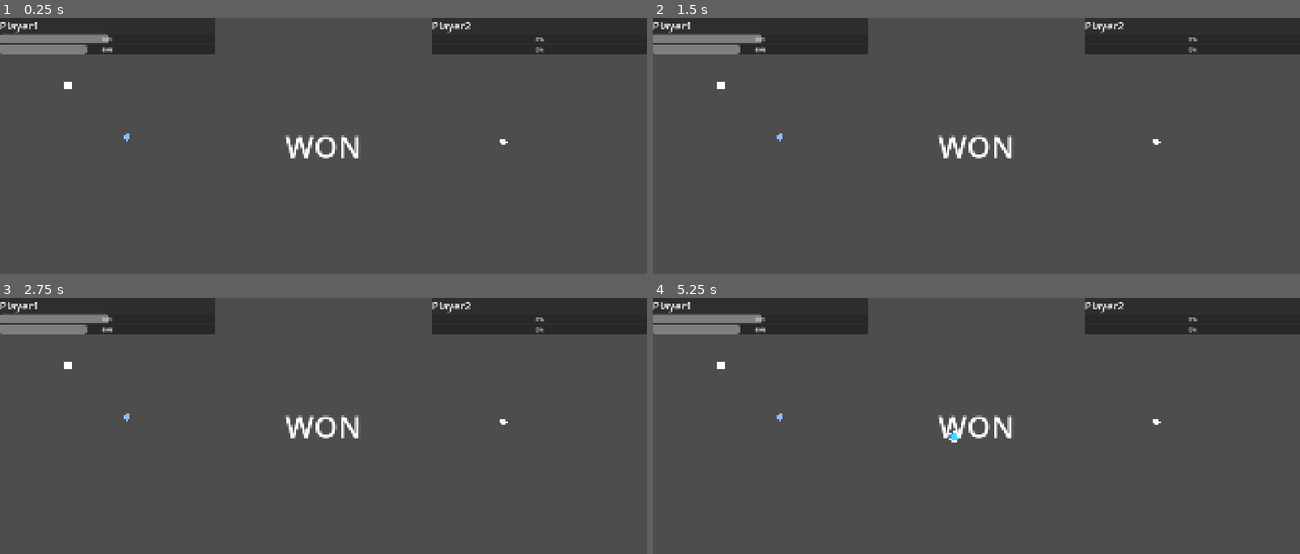
Above: before the commit, frames 1-4 (two rows, left to right).
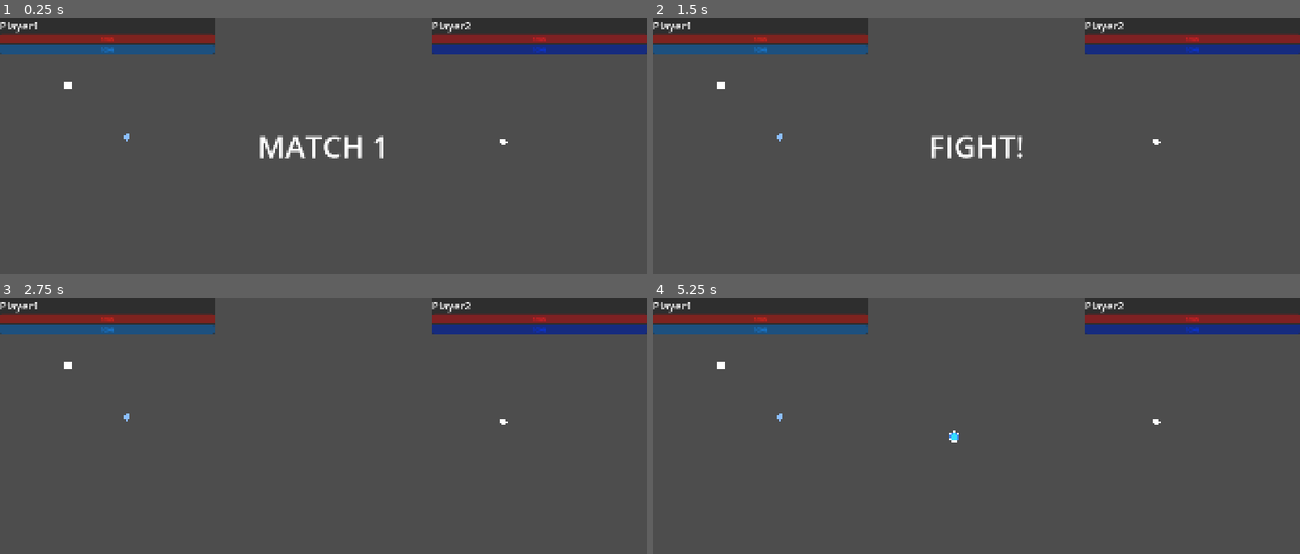
Above: after the commit, the same moments.

Repository: Shinee388/2d-strategy-fighting
Game: Godot game, scene res://arena/Arena.tscn
Two runs of this game, one before a commit and one after it. Both use one fixed random seed, a clock stepped at 60 frames per second and the inputs below. This scene is started directly instead of the project's main scene.
Inputs:
- Up to frame 1 (0.25 s): no input
- Up to frame 2 (1.5 s): tap Enter at 0.5 s; hold D 0.53-1.28 s; tap F at 0.6 s; hold S from 1.28 s (still down); tap R at 1.35 s
- Up to frame 3 (2.75 s): release S at 2.03 s; hold D from 2.03 s (still down); tap T at 2.1 s
- Up to frame 4 (5.25 s): tap Space at 2.75, 4.25 s; release D at 2.78 s; hold W 2.78-3.53 s; tap Y at 2.85 s; tap Enter at 3.5, 4.35, 5 s; hold A 3.53-5.03 s; tap G at 3.6 s; hold S from 5.03 s (still down); tap F at 5.1 s

The runs differ from the first frame. In frame 1, 6.1% of the frame differs, in the area x 0-100%, y 5-55%; in frame 2, 5.8%; in frame 3, 5.5%; in frame 4, 5.5%.

Commit message:
..

Diff:
--- a/arena/Arena.tscn
+++ b/arena/Arena.tscn
@@ -2,6 +2,7 @@
 
 [ext_resource type="PackedScene" uid="uid://dmmjc5agpgjpm" path="res://fighter/fighter.tscn" id="1_80nbo"]
 [ext_resource type="Script" uid="uid://dyldinvn2jwkp" path="res://arena/arena.gd" id="1_dk78b"]
+[ext_resource type="Script" uid="uid://bvruweua5iyss" path="res://arena/arena_hud.gd" id="3_gnra2"]
 
 [sub_resource type="RectangleShape2D" id="RectangleShape2D_mti6b"]
 
@@ -52,6 +53,7 @@
 friction = 2000.0
 
 [node name="HUD" type="CanvasLayer" parent="." unique_id=595128858]
+script = ExtResource("3_gnra2")
 
 [node name="ArenaHUD" type="Control" parent="HUD" unique_id=1756153598]
 layout_mode = 3
@@ -84,10 +86,12 @@
 label_settings = SubResource("LabelSettings_62yky")
 
 [node name="HPBar" type="ProgressBar" parent="HUD/ArenaHUD/TopContainer/HBoxContainer/Player1/VBoxContainer" unique_id=291436780]
+modulate = Color(1, 0.15294118, 0.11372549, 1)
 layout_mode = 2
 value = 50.0
 
 [node name="MPBar" type="ProgressBar" parent="HUD/ArenaHUD/TopContainer/HBoxContainer/Player1/VBoxContainer" unique_id=82305189]
+modulate = Color(0.09019608, 0.5686275, 1, 1)
 layout_mode = 2
 value = 40.0
 
@@ -108,9 +112,11 @@
 label_settings = SubResource("LabelSettings_qwqyf")
 
 [node name="HPBar" type="ProgressBar" parent="HUD/ArenaHUD/TopContainer/HBoxContainer/Player2/VBoxContainer" unique_id=1541998300]
+modulate = Color(1, 0.12941177, 0.14509805, 1)
 layout_mode = 2
 
 [node name="MPBar" type="ProgressBar" parent="HUD/ArenaHUD/TopContainer/HBoxContainer/Player2/VBoxContainer" unique_id=2040994717]
+modulate = Color(0.02745098, 0.21960784, 1, 1)
 layout_mode = 2
 
 [node name="Match" type="Label" parent="HUD/ArenaHUD" unique_id=392500881]
--- /dev/null
+++ b/arena/arena_hud.gd
@@ -0,0 +1,86 @@
+
+extends CanvasLayer
+
+@onready var p1_hp: ProgressBar = $ArenaHUD/TopContainer/HBoxContainer/Player1/VBoxContainer/HPBar
+@onready var p1_mp: ProgressBar = $ArenaHUD/TopContainer/HBoxContainer/Player1/VBoxContainer/MPBar
+
+@onready var p2_hp: ProgressBar = $ArenaHUD/TopContainer/HBoxContainer/Player2/VBoxContainer/HPBar
+@onready var p2_mp: ProgressBar = $ArenaHUD/TopContainer/HBoxContainer/Player2/VBoxContainer/MPBar
+
+@onready var match_label: Label = $ArenaHUD/Match
+@onready var match_info: VBoxContainer = $ArenaHUD/TopContainer/HBoxContainer/MatchInfo
+
+var best_of: int = 3
+var wins_needed: int = 2
+
+
+func _ready() -> void:
+	match_label.hide()
+
+
+# Arena-аас хоёр Fighter-ийг ээлжлэн дамжуулна.
+func bind_fighter(fighter: Fighter) -> void:
+	var hp_bar: ProgressBar
+	var mp_bar: ProgressBar
+
+	if fighter.player_id == 1:
+		hp_bar = p1_hp
+		mp_bar = p1_mp
+	elif fighter.player_id == 2:
+		hp_bar = p2_hp
+		mp_bar = p2_mp
+	else:
+		return
+
+	fighter.health_changed.connect(
+		func(current: float, max_hp: float):
+			update_bar(hp_bar, current, max_hp)
+	)
+
+	fighter.mana_changed.connect(
+		func(current: float, max_mp: float):
+			update_bar(mp_bar, current, max_mp)
+	)
+
+	# Signal ирэхээс өмнө анхны утгыг харуулах.
+	update_bar(hp_bar, fighter.health, fighter.max_health)
+	update_bar(mp_bar, fighter.mana, fighter.max_mana)
+
+
+func update_bar(
+	bar: ProgressBar,
+	current: float,
+	maximum: float
+) -> void:
+	bar.max_value = maximum
+	bar.value = current
+
+
+# BO3 / BO5
+func setup(bo: int, required_wins: int) -> void:
+	best_of = bo
+	wins_needed = required_wins
+	_set_info_label("BestOfLabel", "BO%d" % bo)
+
+
+func set_wins(p1: int, p2: int) -> void:
+	_set_info_label("ScoreLabel", "%d : %d" % [p1, p2])
+
+
+func set_match_number(number: int) -> void:
+	_set_info_label("MatchNumberLabel", "MATCH %d" % number)
+
+
+func _set_info_label(node_name: String, text_value: String) -> void:
+	var label := match_info.get_node_or_null(node_name) as Label
+	if label:
+		label.text = text_value
+
+
+func show_message(message: String) -> void:
+	match_label.text = message
+	match_label.show()
+
+
+func clear_message() -> void:
+	match_label.hide()
Not shown, added: arena/arena_hud.gd.uid
